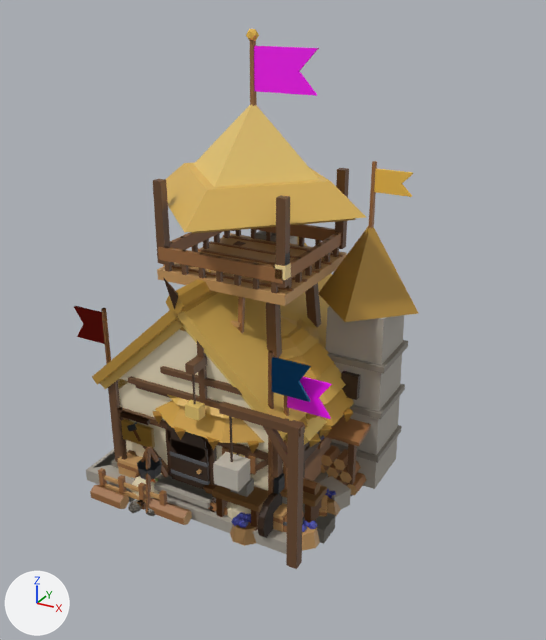
Before and after pictures for a commit that changed the glTF model public/models/buildings.glb.
Before and after are seen from a 50 mm lens placed at (2.79, -4.68, 3.75), pointed at (0.22, 0.0, 1.41). Lighting does not change. The marker at lower left points along +X, +Y and +Z. The first picture is the older version. Vertices at exactly the same position are counted once.

Names of what the first picture shows: 'forager_1', 'hut', 'lookout', 'quarry_2', 'storehouse', 'wagon_0', 'wagon_2', 'wagon_3', 'woodcutter_0', 'woodcutter_2' and 2 more.
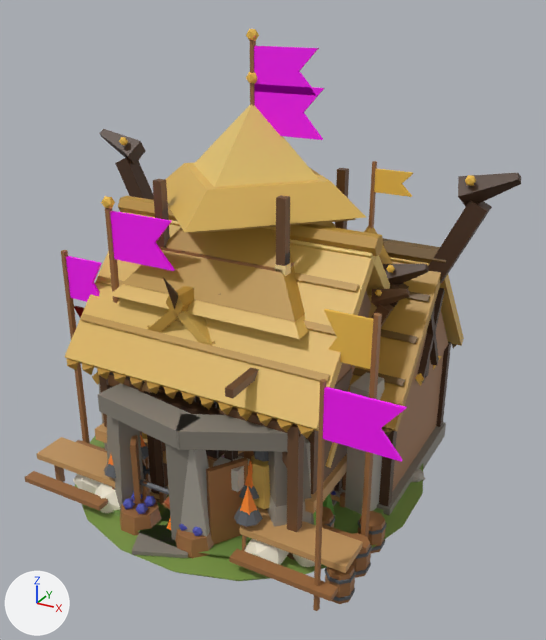
What changed in the scene script:
```text
Add mat_defaultmaterial_022:
    mat_defaultmaterial_022 = bpy.data.materials.new('DefaultMaterial.022')
    mat_defaultmaterial_022.use_nodes = True; mat_defaultmaterial_022.node_tree.nodes.clear()
    _N = mat_defaultmaterial_022.node_tree.nodes; _L = mat_defaultmaterial_022.node_tree.links
    n0 = _N.new('ShaderNodeOutputMaterial'); n0.name = 'Material Output'
    n1 = _N.new('ShaderNodeBsdfPrincipled'); n1.name = 'Principled BSDF'
    n2 = _N.new('ShaderNodeVertexColor'); n2.name = 'Color Attribute'
    _L.new(n1.outputs[0], n0.inputs[0])  # 'BSDF' to 'Surface'
    _L.new(n2.outputs[0], n1.inputs[0])  # 'Color' to 'Base Color'
Add mat_defaultmaterial_023:
    mat_defaultmaterial_023 = bpy.data.materials.new('DefaultMaterial.023')
    mat_defaultmaterial_023.use_nodes = True; mat_defaultmaterial_023.node_tree.nodes.clear()
    _N = mat_defaultmaterial_023.node_tree.nodes; _L = mat_defaultmaterial_023.node_tree.links
    n0 = _N.new('ShaderNodeOutputMaterial'); n0.name = 'Material Output'
    n1 = _N.new('ShaderNodeBsdfPrincipled'); n1.name = 'Principled BSDF'
    n2 = _N.new('ShaderNodeVertexColor'); n2.name = 'Color Attribute'
    _L.new(n1.outputs[0], n0.inputs[0])  # 'BSDF' to 'Surface'
    _L.new(n2.outputs[0], n1.inputs[0])  # 'Color' to 'Base Color'
Add mat_defaultmaterial_017:
    mat_defaultmaterial_017 = bpy.data.materials.new('DefaultMaterial.017')
    mat_defaultmaterial_017.use_nodes = True; mat_defaultmaterial_017.node_tree.nodes.clear()
    _N = mat_defaultmaterial_017.node_tree.nodes; _L = mat_defaultmaterial_017.node_tree.links
    n0 = _N.new('ShaderNodeOutputMaterial'); n0.name = 'Material Output'
    n1 = _N.new('ShaderNodeBsdfPrincipled'); n1.name = 'Principled BSDF'
    n2 = _N.new('ShaderNodeVertexColor'); n2.name = 'Color Attribute'
    _L.new(n1.outputs[0], n0.inputs[0])  # 'BSDF' to 'Surface'
    _L.new(n2.outputs[0], n1.inputs[0])  # 'Color' to 'Base Color'
Change me_hut:
    remove me_hut.from_pydata(...)  # 772 vertices, 1252 faces; spans x -0.9..0.98, y -0.83..0.98, z -0.01..1.66
    add me_hut.from_pydata(...)  # 798 vertices, 1292 faces; spans x -0.9..0.98, y -0.83..0.98, z -0.01..1.66
    me_hut part 1: 1108 faces spanning x -0.9..0.98, y -0.83..0.98, z -0.01..1.66 switch from mat_defaultmaterial_002 to mat_defaultmaterial_007
    edits to the shape of me_hut do not show in these pictures
Change me_wagon_3:
    remove me_wagon_3.from_pydata(...)  # 1007 vertices, 1538 faces; spans x -1.22..1.22, y -1.02..1.26, z 0.0..2.6
    add me_wagon_3.from_pydata(...)  # 1055 vertices, 1610 faces; spans x -1.22..1.22, y -1.02..1.26, z 0.0..2.6
    me_wagon_3 part 2: the loose piece of 8 vertices spanning x 0.38..0.43, y -0.67..-0.64, z 0.47..0.61 is moved by (0.01, 0.0, 0.0), in mat_defaultmaterial_022
    me_wagon_3 part 3: 13 loose pieces with 104 vertices, spanning x -0.92..0.67, y -0.68..0.13, z 0.42..0.65, are deleted
    me_wagon_3 part 4: 1244 faces spanning x -1.22..1.22, y -1.02..1.26, z 0.0..2.6 switch from mat_defaultmaterial_011 to mat_defaultmaterial_022
    other edits to the shape of me_wagon_3 do not show in these pictures
Add ob_watchtower:
    ob_watchtower = bpy.data.objects.new('watchtower', me_watchtower)  # 584 vertices, 892 faces; spans x -0.79..0.79, y -0.69..0.89, z 0.0..3.21
    ob_watchtower.location = (0.0, 0.0, 0.0)
Add ob_stockade:
    ob_stockade = bpy.data.objects.new('stockade', me_stockade)  # 912 vertices, 1388 faces; spans x -0.98..0.98, y -1.13..1.02, z 0.0..1.4
    ob_stockade.location = (0.0, 0.0, 0.0)
Add ob_outpost:
    ob_outpost = bpy.data.objects.new('outpost', me_outpost)  # 321 vertices, 510 faces; spans x -1.01..0.87, y -0.95..0.88, z -0.01..2.38
    ob_outpost.location = (0.0, 0.0, 0.0)
Add ob_musterhall:
    ob_musterhall = bpy.data.objects.new('musterhall', me_musterhall)  # 1129 vertices, 1762 faces; spans x -1.31..1.31, y -0.89..0.92, z 0.0..1.95
    ob_musterhall.location = (0.0, 0.0, 0.0)
Add ob_meadhall:
    ob_meadhall = bpy.data.objects.new('meadhall', me_meadhall)  # 1581 vertices, 2466 faces; spans x -1.82..1.82, y -1.35..1.46, z 0.0..2.61
    ob_meadhall.location = (0.0, 0.0, 0.0)
Add ob_longhouse:
    ob_longhouse = bpy.data.objects.new('longhouse', me_longhouse)  # 750 vertices, 1156 faces; spans x -1.25..1.25, y -0.7..0.79, z 0.0..1.82
    ob_longhouse.location = (0.0, 0.0, 0.0)
Add ob_henge:
    ob_henge = bpy.data.objects.new('henge', me_henge)  # 571 vertices, 918 faces; spans x -1.44..1.7, y -1.45..1.44, z -0.01..1.7
    ob_henge.location = (0.0, 0.0, 0.0)
Add ob_granary:
    ob_granary = bpy.data.objects.new('granary', me_granary)  # 934 vertices, 1452 faces; spans x -1.4..1.12, y -1.29..1.52, z 0.0..2.23
    ob_granary.location = (0.0, 0.0, 0.0)
Add ob_forester:
    ob_forester = bpy.data.objects.new('forester', me_forester)  # 970 vertices, 1500 faces; spans x -0.92..1.04, y -0.86..0.78, z -0.02..1.54
    ob_forester.location = (0.0, 0.0, 0.0)
```

Pixel boxes (x1, y1, x2, y2) of what changed, in the pictures (546 x 640 px; the box of a moved part takes in the faces that stretch with it):
'granary', added (beige)
    after: (65, 196, 390, 567)
'meadhall', added
    after: (24, 129, 521, 604)
'henge', added
    after: (75, 369, 423, 611)
'watchtower', added (orange)
    after: (110, 71, 336, 339)
'stockade', added
    after: (104, 382, 343, 551)
'outpost', added (pink)
    after: (101, 196, 175, 303)
'musterhall', added (mostly hidden)
    after: (251, 264, 429, 527)
'longhouse', added (mostly hidden)
    after: (326, 289, 410, 506)
'forester', added (mostly hidden)
    after: (167, 492, 345, 525)
part 1 of me_hut, recoloured (brown)
    before: (152, 316, 354, 490)
part 2 of me_wagon_3, moved or reshaped (not visible afterwards)
    before: (248, 455, 257, 474)
part 3 of me_wagon_3, deleted (mostly hidden)
    before: (229, 437, 330, 458)
part 4 of me_wagon_3, edited (looks the same)
    both: (74, 161, 413, 489)
'quarry_2', unchanged, covered by the edit
    before: (203, 402, 336, 569)
    after: (213, 407, 336, 560)
'storehouse', unchanged, covered by the edit
    before: (117, 356, 344, 533)
'wagon_0', unchanged, covered by the edit
    before: (90, 431, 331, 532)
    after: (143, 459, 160, 503)
'woodcutter_0', unchanged, covered by the edit
    before: (321, 416, 371, 496)
